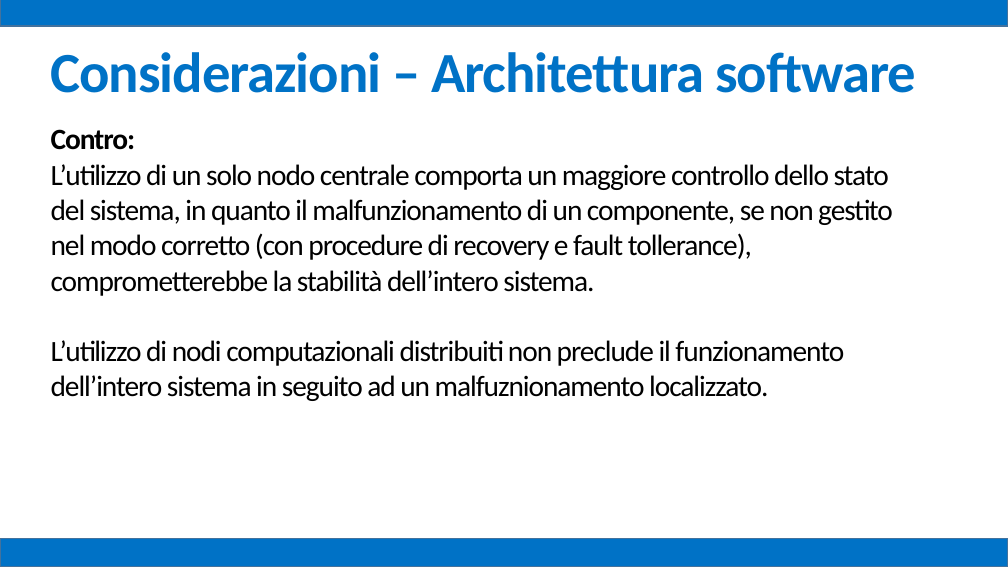
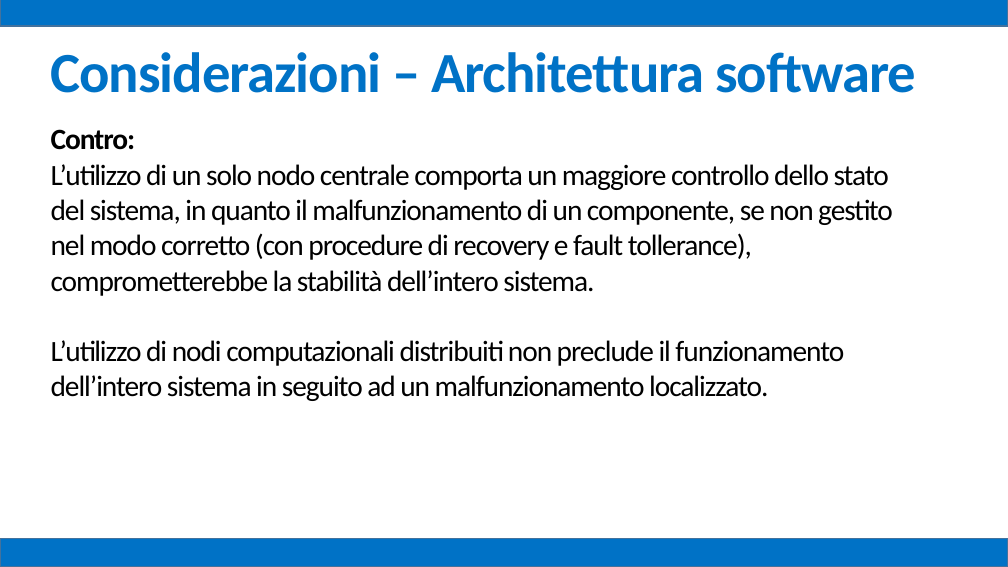
Before and after one commit to mz1991/ProgettoFebbraio2015, a slide deck: slide 85 of Febbraio 2015.pptx. Drawn at 1008x567 pixels with LibreOffice and Linux fonts; fonts in the diff are those of the drawing. Boxes give left, top, right and bottom in pixels: in the first picture for what was removed or moved away, otherwise in the second. Text is boxed around its words. In the diff, an @@ line names an element or a change of style, - is before the commit and + after.

```diff
--- a/Febbraio 2015.pptx
+++ b/Febbraio 2015.pptx
@@ text at box(51, 340, 844, 401): text changed @@
-L’utilizzo di nodi computazionali distribuiti non preclude il funzionamento dell’intero sistema in seguito ad un malfuznionamento localizzato.
+L’utilizzo di nodi computazionali distribuiti non preclude il funzionamento dell’intero sistema in seguito ad un malfunzionamento localizzato.
```
Also in this commit, not shown: 8 other slides changed.
